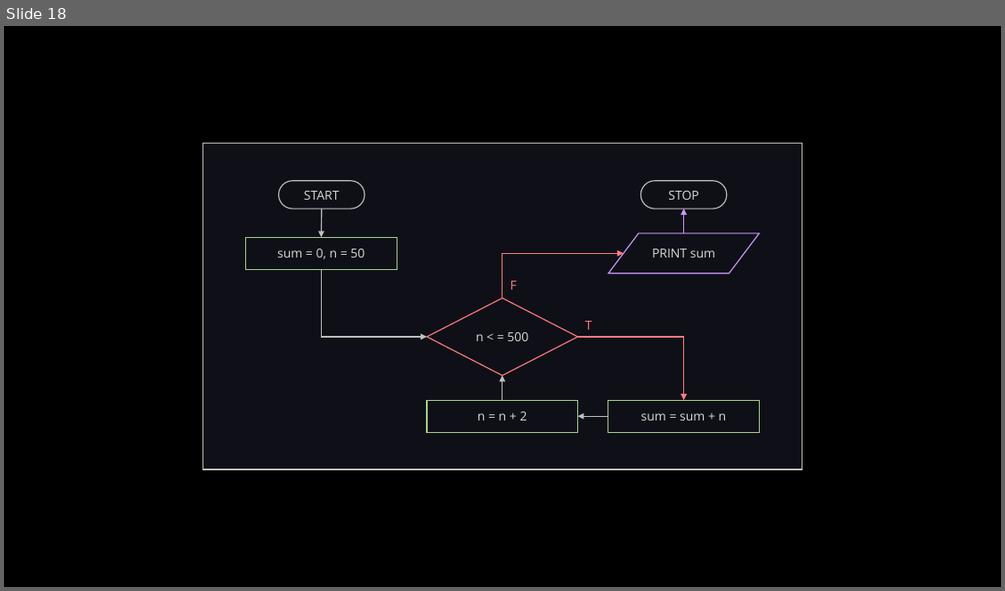
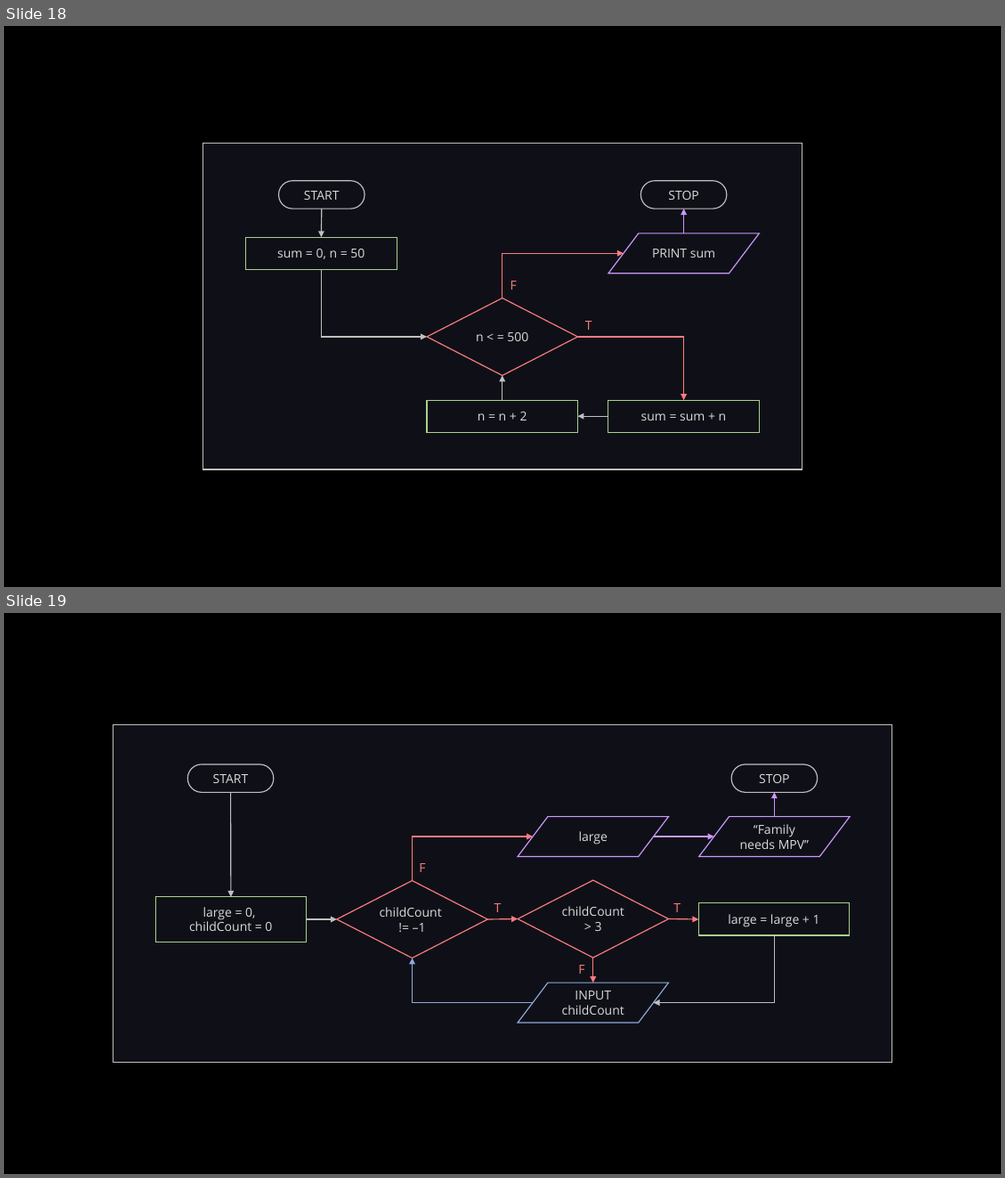
Before and after one commit to LimJY03/JavaMatriculation, a slide deck: Past Year Theory Questions/Resources/resources.pptx. Shown one above the other, each under a label of ours: slide 18 before the commit, slides 18 and 19 after it. The pictures are 1005x591 and 1005x1178 pixels, drawn with LibreOffice and Linux fonts; fonts in the diff are those of the drawing. Boxes give left, top, right and bottom in pixels: in the first picture for what was removed or moved away, otherwise in the second. Text is boxed around its words. In the diff, an @@ line names an element or a change of style, - is before the commit and + after.

```diff
--- a/Past Year Theory Questions/Resources/resources.pptx
+++ b/Past Year Theory Questions/Resources/resources.pptx
@@ slide 19 added at (4, 613, 1001, 1174), background #000000 @@
@@ group added at (113, 724, 892, 1062): 7 arrows, 6 texts, 3 rectangles, 3 flow chart input outputs, 3 elbow arrows, 2 pill shapes, 2 diamonds @@
+START
+STOP
+large = 0,
+childCount = 0
+T
+F
+“Family needs MPV”
+childCount
+!= –1
+INPUT childCount
+childCount
+> 3
+large = large + 1
+T
+F
+large
```
Also in this commit, not shown: 1 slide changed, 1 other file.
